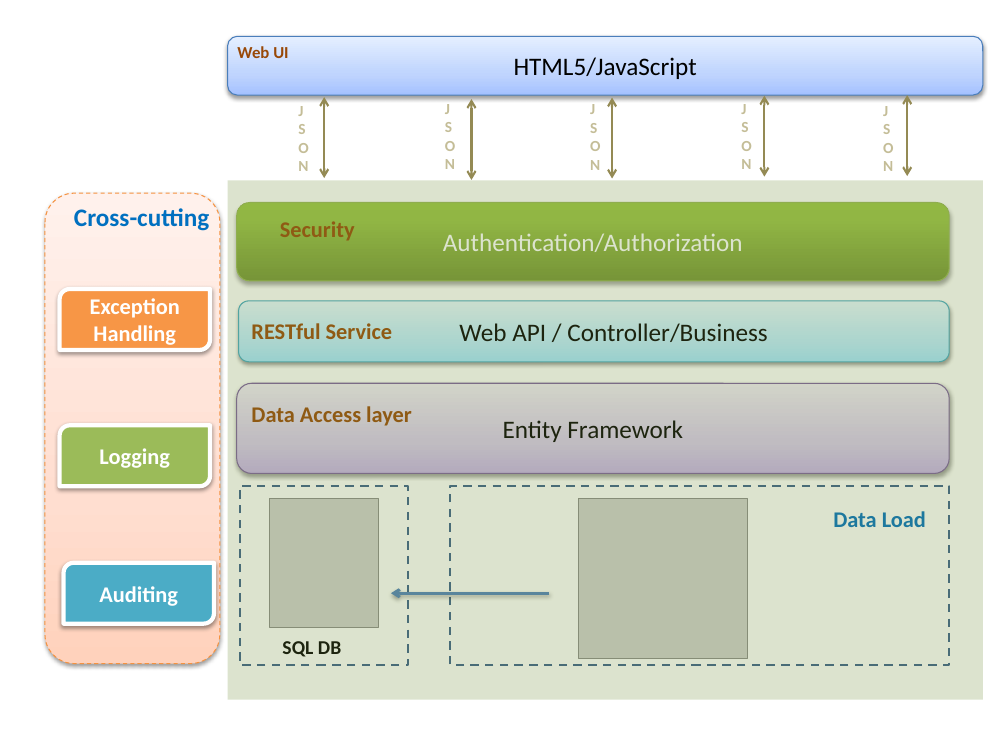
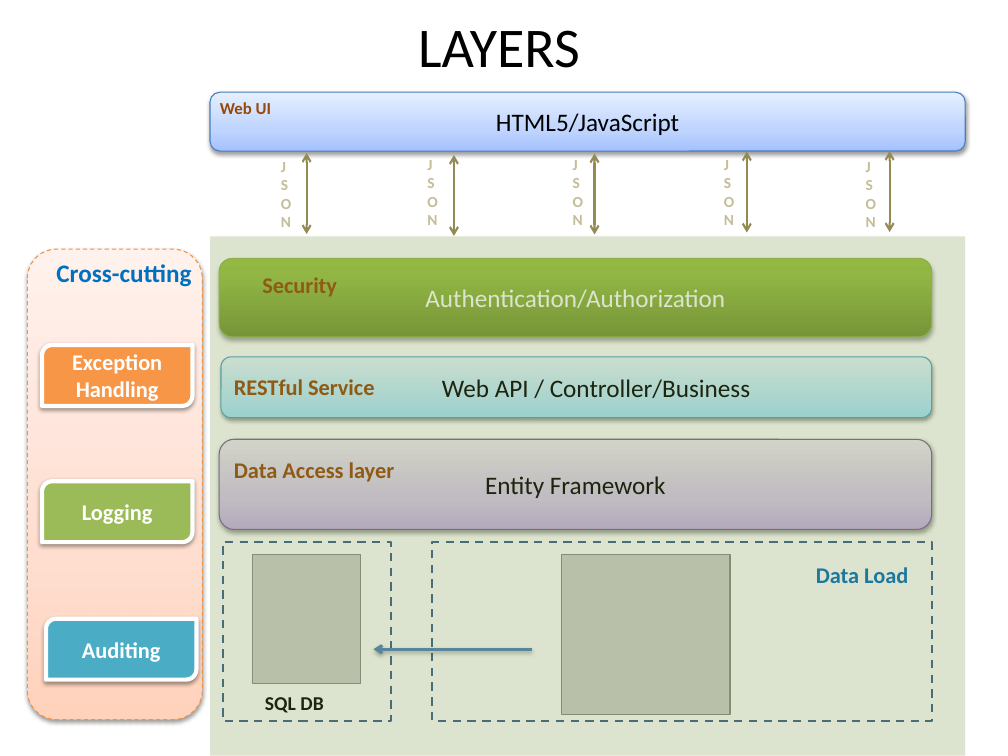
Before and after one commit to DCSGInterns/GUI, a slide deck: slide 1 of PPT/Presentation.ppt.pptx. Drawn at 1008x756 pixels with LibreOffice and Linux fonts; fonts in the diff are those of the drawing; grey boxes stand for pictures. Boxes give left, top, right and bottom in pixels: in the first picture for what was removed or moved away, otherwise in the second. Text is boxed around its words. In the diff, an @@ line names an element or a change of style, - is before the commit and + after.

```diff
--- a/PPT/Presentation.ppt.pptx
+++ b/PPT/Presentation.ppt.pptx
@@ text added at (418,30,580,68), 40 pt, text #000000 @@
+LAYERS
@@ 9 texts, 5 rounded rectangles, 2 pictures, 2 rectangles, 2 double arrows, 1 round diag rect, 1 arrow: place and size @@
-9 texts, 5 rounded rectangles, 2 pictures, 2 rectangles, 2 double arrows, 1 round diag rect, 1 arrow at (45,36,983,700)
+9 texts, 5 rounded rectangles, 2 pictures, 2 rectangles, 2 double arrows, 1 round diag rect, 1 arrow at (27,93,965,756)
@@ 3 texts, 3 double arrows, 2 round diag rects, 1 rectangle: place and size @@
-3 texts, 3 double arrows, 2 round diag rects, 1 rectangle at (59,95,926,664)
+3 texts, 3 double arrows, 2 round diag rects, 1 rectangle at (42,151,908,721)
```
Also in this commit, not shown: 1 other file.
